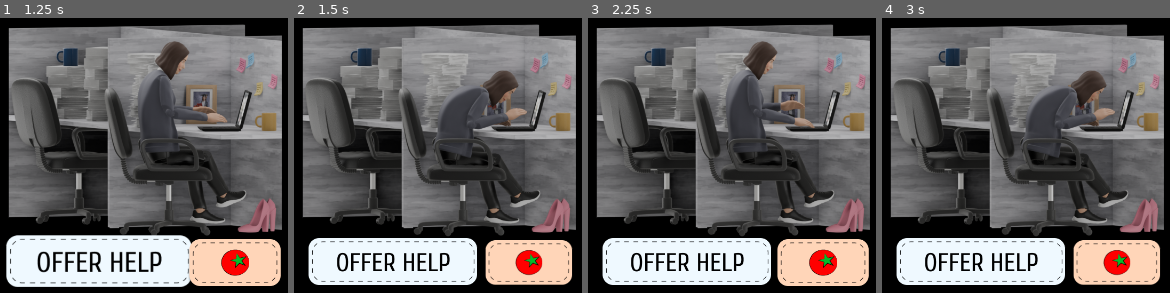
Above: before the commit, frames 1-4 (left to right).
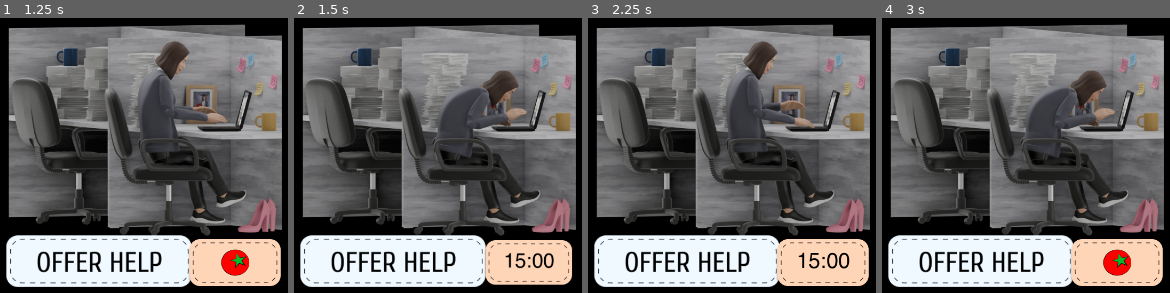
Above: after the commit, the same moments.

Repository: grkovalev/office-game
Game: Godot game, scene res://node.tscn
Same seed, same stepped clock (60 frames per second), same inputs: the game is played once before the commit and once after it.
Inputs (mouse positions are in pixels of both pictures, inside the frame that each line leads up to):
- Up to frame 1 (1.25 s): click (97, 262) at 0.5 s
- Up to frame 2 (1.5 s): click (530, 265) at 1.25 s
- Up to frame 3 (2.25 s): click (824, 265) at 2 s
- Up to frame 4 (3 s): click (1118, 265) at 2.75 s

Frame 1 is identical in both runs. In frame 2, 5.6% of the frame differs, in the area x 2-91%, y 78-98%; in frame 3, 5.6%; in frame 4, 5.9%, in the area x 2-98%, y 78-98%.
Error after the commit: Invalid assignment of property or key 'visible' with value of type 'bool' on a base object of type 'null instance'. (res://AnimatedButton.gd:95)

Commit message:
Pomodorro timer main scene
Added timer on pomodorro button

Diff:
--- a/AnimatedButton.gd
+++ b/AnimatedButton.gd
@@ -4,7 +4,27 @@
 @export var pressed_scale := Vector2(0.95, 0.95)
 @export var tween_time := 0.15
 
+@export var cooldown_seconds := 900
+@export var cooldown_texture: Texture2D
+
+@onready var label: Label = $Label
+
 var _tween: Tween
+var time_left := 0
+var timer_running := false
+var timer_paused := false
+var original_texture: Texture2D
+var _accumulator := 0.0
+
+func _process(delta):
+	if timer_running and not timer_paused:
+		_accumulator += delta
+		if _accumulator >= 1.0:
+			_accumulator -= 1.0
+			time_left -= 1
+			if time_left <= 0:
+				reset_button()
+			update_label()
 
 func _ready() -> void:
 	pivot_offset = size / 2
@@ -12,6 +32,7 @@
 	mouse_exited.connect(_on_exit)
 	button_down.connect(_on_pressed)
 	button_up.connect(_on_release)
+	original_texture = texture_normal
 
 func animate_to(target_scale: Vector2):
 	if _tween:
@@ -21,17 +42,24 @@
 	_tween.set_trans(Tween.TRANS_BACK)
 	_tween.set_ease(Tween.EASE_OUT)
 
+# Hover & press animations
 func _on_hover():
 	if toggle_mode and button_pressed:
+		return
+	if timer_running:
 		return
 	animate_to(hover_scale)
 
 func _on_exit():
 	if toggle_mode and button_pressed:
 		return
+	if timer_running:
+		return
 	animate_to(Vector2.ONE)
 
 func _on_pressed():
+	if timer_running:
+		return
 	animate_to(pressed_scale)
 
 func _on_release():
@@ -40,3 +68,47 @@
 		animate_to(target_scale)
 	else:
 		animate_to(hover_scale)
+
+	# Handle cooldown logic
+	handle_timer_click()
+
+func handle_timer_click():
+	if not timer_running:
+		# First click → start timer
+		start_cooldown()
+	elif timer_running and not timer_paused:
+		# First click while running → pause
+		timer_paused = true
+	elif timer_running and timer_paused:
+		# Second click while paused → cancel
+		reset_button()
+
+func start_cooldown():
+	timer_running = true
+	timer_paused = false
+	time_left = cooldown_seconds
+
+	# Switch button texture
+	if cooldown_texture:
+		self.texture_normal = cooldown_texture
+
+	label.visible = true
+	update_label()
+
+func reset_button():
+	timer_running = false
+	timer_paused = false
+	time_left = 0
+
+	# Restore original texture
+	if original_texture:
+		texture_normal = original_texture
+
+	label.text = ""
+	label.visible = false
+	animate_to(Vector2.ONE)
+
+func update_label():
+	var minutes := int(time_left) / 60
+	var seconds := int(time_left) % 60
+	label.text = "%02d:%02d" % [minutes, seconds]
--- a/node.tscn
+++ b/node.tscn
@@ -17,9 +17,11 @@
 [ext_resource type="Texture2D" uid="uid://c1qdmw6wmc1vp" path="res://anim/idleanim/idleanim0012.png" id="16_w6pri"]
 [ext_resource type="Texture2D" uid="uid://dx63ka1u35kuk" path="res://anim/focusedanim/focusedanim0021.png" id="22_j31fo"]
 [ext_resource type="Script" uid="uid://csf60u4dchx6y" path="res://btn_tomat_toggle.gd" id="22_qv2vy"]
+[ext_resource type="Texture2D" uid="uid://w7kidvkwr7h4" path="res://button_pomodorrotimer.png" id="23_8jewq"]
 [ext_resource type="Texture2D" uid="uid://b4376frop5gup" path="res://anim/focusedanim/focusedanim0022.png" id="23_o6fs4"]
 [ext_resource type="Texture2D" uid="uid://cswfaxnv8bnsk" path="res://anim/focusedanim/focusedanim0023.png" id="24_twhnx"]
 [ext_resource type="Texture2D" uid="uid://roh0hbwxbx84" path="res://anim/focusedanim/focusedanim0024.png" id="25_1am0g"]
+[ext_resource type="FontFile" uid="uid://btw2ewpxr30d1" path="res://fonts/Helvetica.ttf" id="25_3xwg0"]
 [ext_resource type="Texture2D" uid="uid://d258vjdxdpf0b" path="res://anim/focusedanim/focusedanim0025.png" id="26_2wy2p"]
 [ext_resource type="Texture2D" uid="uid://cjpxhr2i55wgd" path="res://anim/focusedanim/focusedanim0026.png" id="27_w6pri"]
 [ext_resource type="Script" uid="uid://olniyl52tw4r" path="res://AnimatedButton.gd" id="28_o6fs4"]
@@ -117,6 +119,18 @@
 toggle_mode = true
 texture_normal = ExtResource("4_bss38")
 script = ExtResource("28_o6fs4")
+cooldown_texture = ExtResource("23_8jewq")
 
 [node name="btn_tomat_toggle" type="Node" parent="btn_tomat"]
 script = ExtResource("22_qv2vy")
+
+[node name="Label" type="Label" parent="btn_tomat"]
+layout_mode = 0
+offset_left = 4.0
+offset_top = 23.0
+offset_right = 176.0
+offset_bottom = 64.0
+theme_override_colors/font_color = Color(0, 0, 0, 1)
+theme_override_fonts/font = ExtResource("25_3xwg0")
+theme_override_font_sizes/font_size = 40
+horizontal_alignment = 1
Binary file added: button_pomodorrotimer.png
Not shown, added: button_pomodorrotimer.png.import
Not shown: 1 places in node.tscn that only renumber resources
